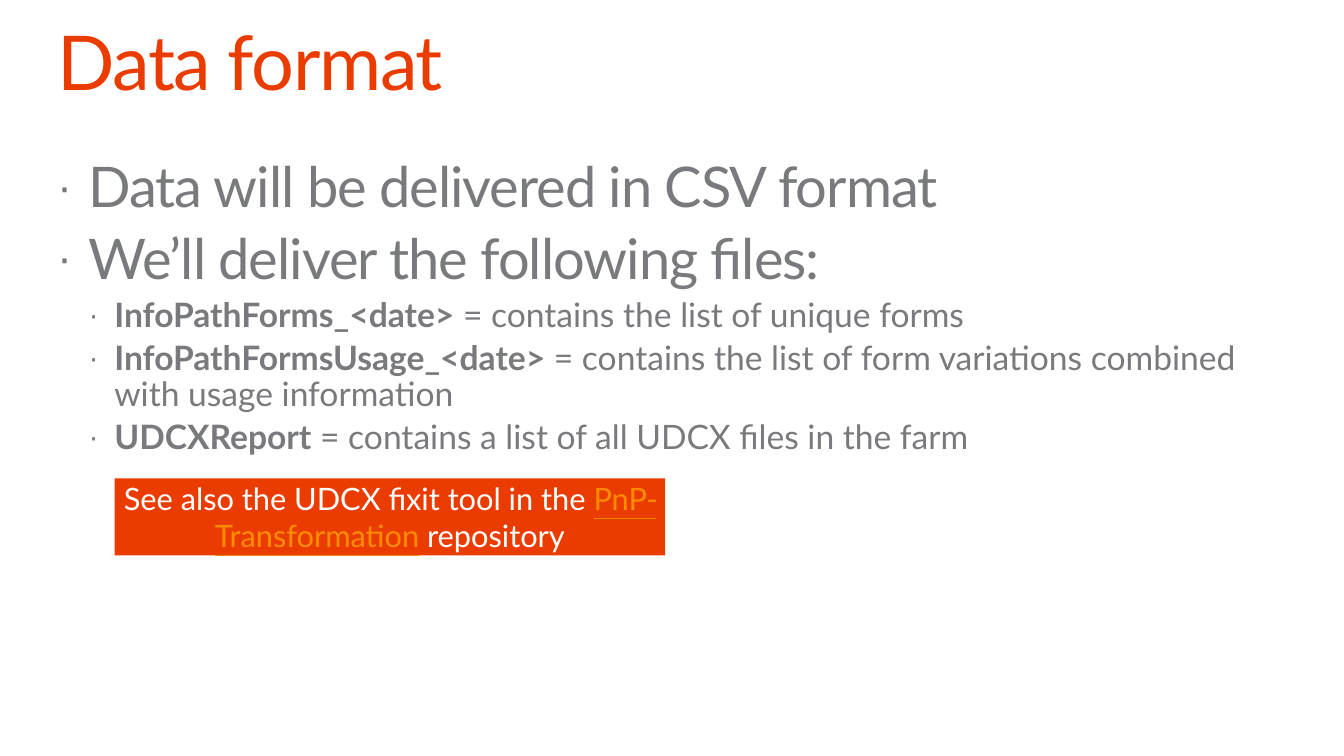
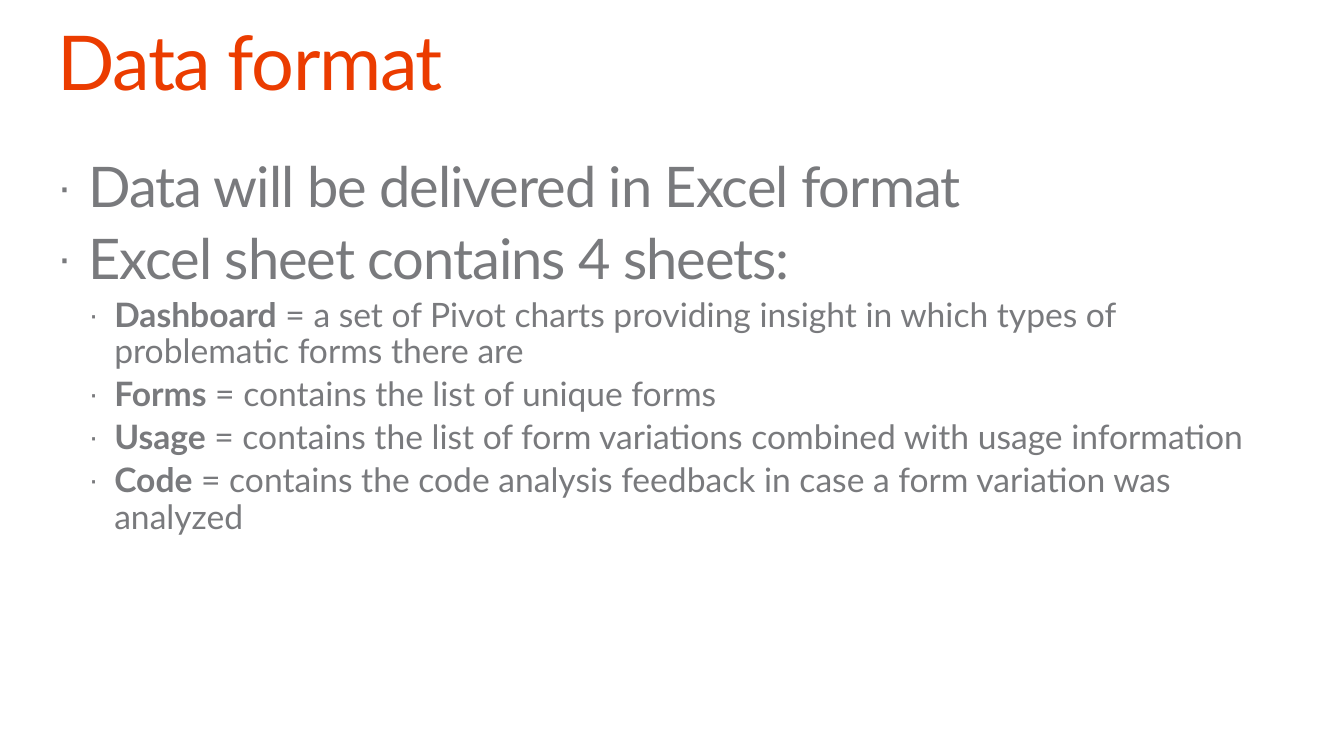
Before and after one commit to pnp/PnP-Transformation, a slide deck: slide 15 of InfoPath/Guidance/Decks/Office 365 JDP InfoPath - Self-service manual.pptx (slide 14 before the commit). Drawn at 1344x756 pixels with LibreOffice and Linux fonts; fonts in the diff are those of the drawing; background and template pictures are left out. Boxes give left, top, right and bottom in pixels: in the first picture for what was removed or moved away, otherwise in the second. Text is boxed around its words. In the diff, an @@ line names an element or a change of style, - is before the commit and + after.

Commit message:
Updated based on recent evolution(no SB anymore) and learning (no ASMX endpoint calling on site collection different than the one hosting the form)

```diff
--- a/InfoPath/Guidance/Decks/Office 365 JDP InfoPath - Self-service manual.pptx
+++ b/InfoPath/Guidance/Decks/Office 365 JDP InfoPath - Self-service manual.pptx
@@ text at [89,166,1243,535]: text changed @@
-· Data will be delivered in CSV format
-· We’ll deliver the following files:
-  · InfoPathForms_<date> = contains the list of unique forms
-  · InfoPathFormsUsage_<date> = contains the list of form variations combined with usage information
-  · UDCXReport = contains a list of all UDCX files in the farm
+· Data will be delivered in Excel format
+· Excel sheet contains 4 sheets:
+  · Dashboard = a set of Pivot charts providing insight in which types of problematic forms there are
+  · Forms = contains the list of unique forms
+  · Usage = contains the list of form variations combined with usage information
+  · Code = contains the code analysis feedback in case a form variation was analyzed
@@ rectangle removed at [115,479,665,556] @@
-See also the UDCX fixit tool in the PnP-Transformation repository
```
Also in this commit, not shown: 22 other slides changed, 10 slides added.
